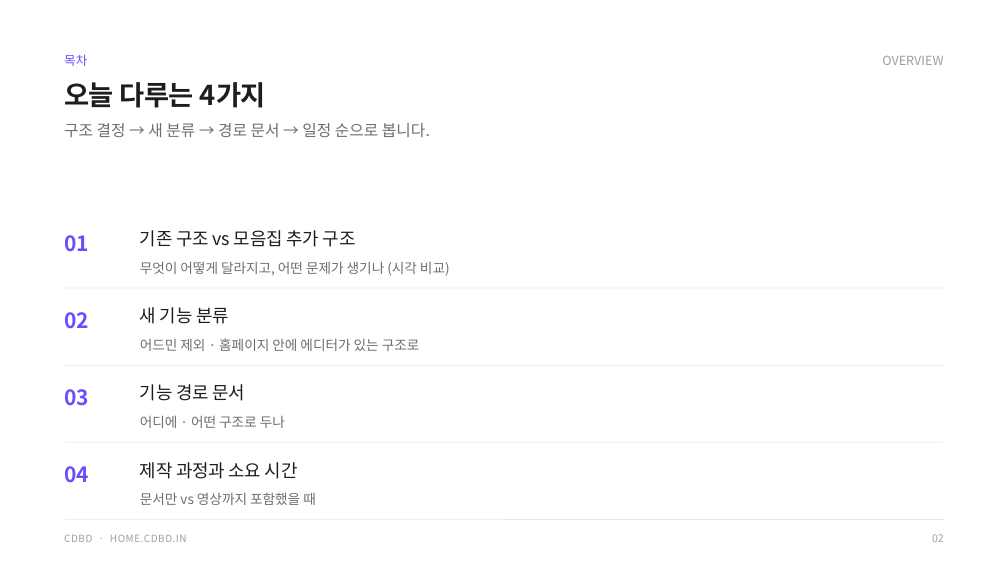
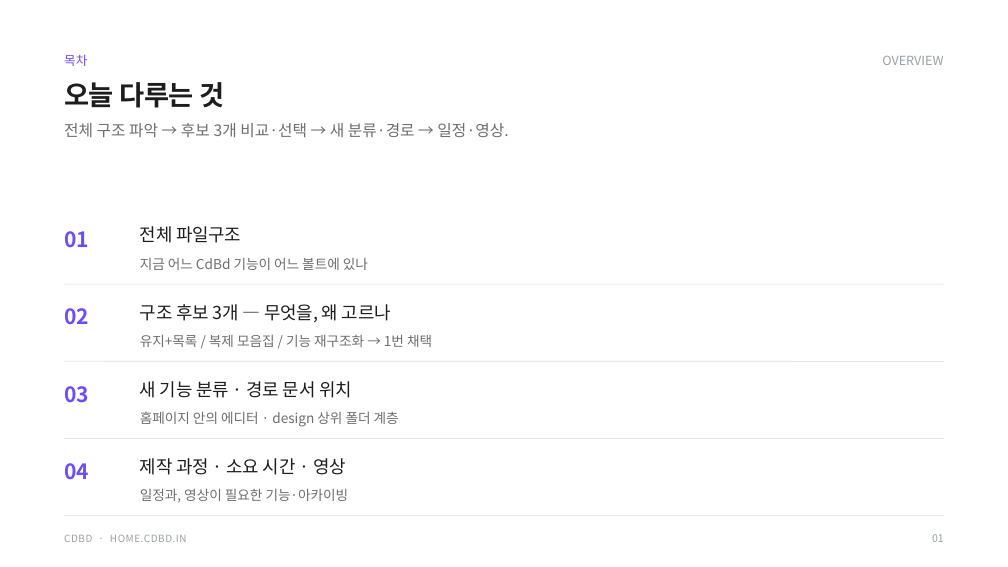
Before and after one commit to CdBd-in/design, a slide deck: slide 2 of CdBd 기능 문서 구조 설계.pptx (slide 3 before the commit). Drawn at 1008x567 pixels with LibreOffice and Linux fonts; fonts in the diff are those of the drawing. Boxes give left, top, right and bottom in pixels: in the first picture for what was removed or moved away, otherwise in the second. Text is boxed around its words. In the diff, an @@ line names an element or a change of style, - is before the commit and + after.

```diff
--- a/CdBd 기능 문서 구조 설계.pptx
+++ b/CdBd 기능 문서 구조 설계.pptx
@@ text at (x1=64, y1=82, x2=224, y2=108): text changed @@
-오늘 다루는 4가지
+오늘 다루는 것
@@ text at (x1=64, y1=123, x2=508, y2=137): text changed @@
-구조 결정 → 새 분류 → 경로 문서 → 일정 순으로 봅니다.
+전체 구조 파악 → 후보 3개 비교·선택 → 새 분류·경로 → 일정·영상.
@@ text at (x1=140, y1=226, x2=241, y2=243): text changed @@
-기존 구조 vs 모음집 추가 구조
+전체 파일구조
@@ text at (x1=140, y1=258, x2=368, y2=270): text changed @@
-무엇이 어떻게 달라지고, 어떤 문제가 생기나 (시각 비교)
+지금 어느 CdBd 기능이 어느 볼트에 있나
@@ text at (x1=140, y1=304, x2=391, y2=322): text changed @@
-새 기능 분류
+구조 후보 3개 — 무엇을, 왜 고르나
@@ text at (x1=140, y1=334, x2=432, y2=347): text changed @@
-어드민 제외 · 홈페이지 안에 에디터가 있는 구조로
+유지+목록 / 복제 모음집 / 기능 재구조화 → 1번 채택
@@ text at (x1=140, y1=381, x2=352, y2=398): text changed @@
-기능 경로 문서
+새 기능 분류 · 경로 문서 위치
@@ text at (x1=140, y1=411, x2=399, y2=427): text changed @@
-어디에 · 어떤 구조로 두나
+홈페이지 안의 에디터 · design 상위 폴더 계층
@@ text at (x1=140, y1=458, x2=346, y2=475): text changed @@
-제작 과정과 소요 시간
+제작 과정 · 소요 시간 · 영상
@@ text at (x1=140, y1=488, x2=349, y2=503): text changed @@
-문서만 vs 영상까지 포함했을 때
+일정과, 영상이 필요한 기능·아카이빙
@@ 4 lines, 2 texts moved together from (x1=64, y1=235, x2=944, y2=520) to (x1=64, y1=231, x2=944, y2=516) @@
```
Also in this commit, not shown: 5 other slides changed, 7 slides added, 5 slides removed.
